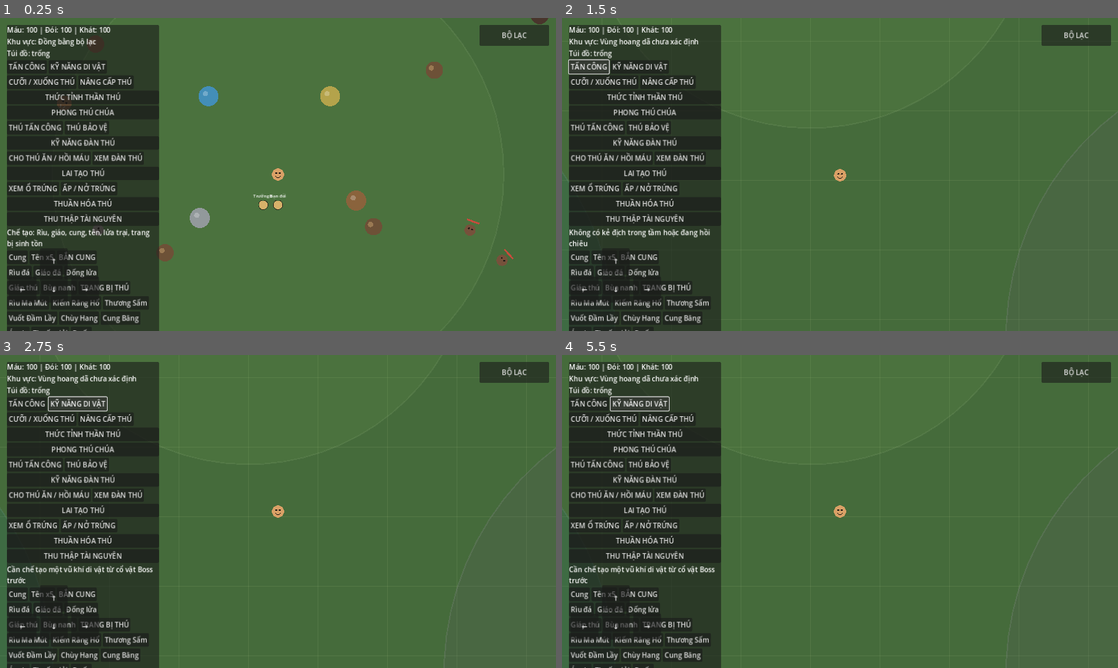
Above: before the commit, frames 1-4 (two rows, left to right).
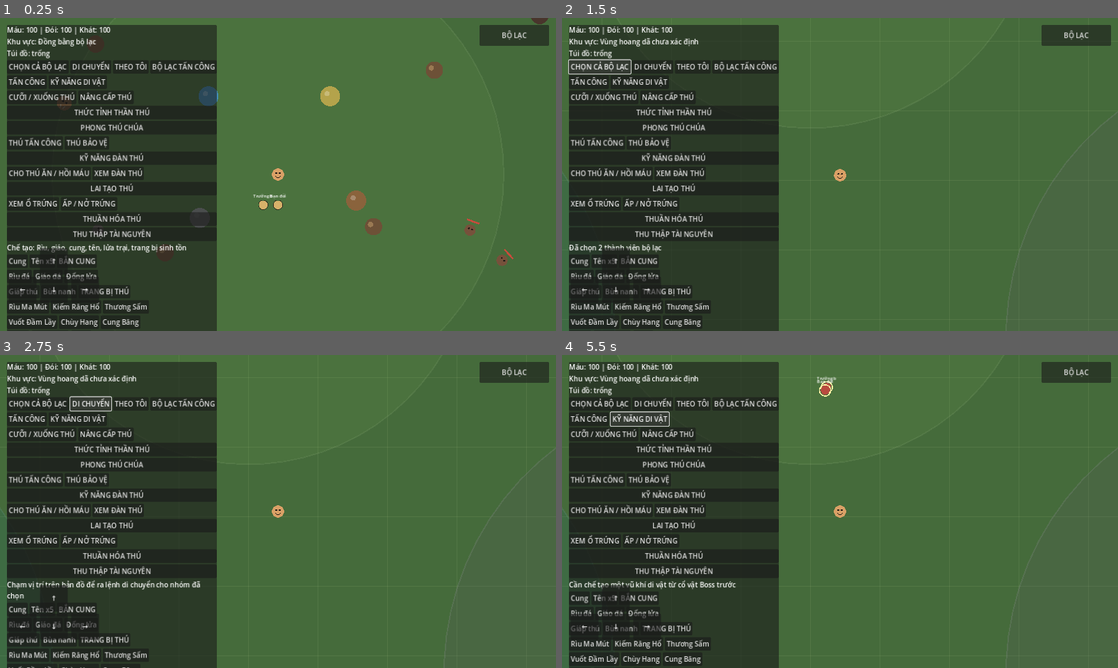
Above: after the commit, the same moments.

Repository: khanhhkt8-hub/Bo-Lac-Tien-Su.
Game: Godot game, scene res://Scenes/Main.tscn
The game is run twice, just before and just after one commit, with the same random seed, the same clock (stepped at 60 frames per second) and the same inputs.
Inputs (mouse positions are in pixels of both pictures, inside the frame that each line leads up to):
- Up to frame 1 (0.25 s): no input
- Up to frame 2 (1.5 s): click (600, 111) at 0.5 s, where only the run after the commit has a clickable "CHỌN CẢ BỘ LẠC"; click (600, 68) at 1.25 s, where only the run after the commit has a clickable "CHỌN CẢ BỘ LẠC"
- Up to frame 3 (2.75 s): click (88, 405) at 2 s, where only the run after the commit has a clickable "DI CHUYỂN"
- Up to frame 4 (5.5 s): click (695, 405) at 2.75 s, where only the run after the commit has a clickable "THEO TÔI"; click (745, 405) at 3.5 s, where only the run after the commit has a clickable "BỘ LẠC TẤN CÔNG"; click "TẤN CÔNG" at 4.25 s; click "KỸ NĂNG DI VẬT" at 5 s

The runs differ from the first frame. In frame 1, 16% of the frame differs, in the area x 1-39%, y 2-100%; in frame 2, 16%; in frame 3, 15%; in frame 4, 16%, in the area x 1-50%, y 2-100%.

Commit message:
Add group selection and command controls to mobile HUD

Diff:
--- a/Scripts/UI/SurvivalHUD.gd
+++ b/Scripts/UI/SurvivalHUD.gd
@@ -11,9 +11,11 @@
 var _crafting: CraftingSystem
 var _tribe_panel: PanelContainer
 var _region_label: Label
+var _tribe_control: Node
 
 func _ready() -> void:
 	_player = get_node_or_null(player_path)
+	_tribe_control = get_node_or_null("../TribeControlSystem")
 	var panel := PanelContainer.new()
 	panel.position = Vector2(16, 16)
 	panel.custom_minimum_size = Vector2(350, 178)
@@ -30,6 +32,24 @@
 	_inventory_label = Label.new()
 	_inventory_label.text = "Túi đồ: trống"
 	column.add_child(_inventory_label)
+	var tribe_control_row := HBoxContainer.new()
+	column.add_child(tribe_control_row)
+	var select_all_button := Button.new()
+	select_all_button.text = "CHỌN CẢ BỘ LẠC"
+	select_all_button.pressed.connect(_on_select_all_tribe_pressed)
+	tribe_control_row.add_child(select_all_button)
+	var move_order_button := Button.new()
+	move_order_button.text = "DI CHUYỂN"
+	move_order_button.pressed.connect(_on_move_order_pressed)
+	tribe_control_row.add_child(move_order_button)
+	var follow_button := Button.new()
+	follow_button.text = "THEO TÔI"
+	follow_button.pressed.connect(_on_follow_tribe_pressed)
+	tribe_control_row.add_child(follow_button)
+	var tribe_attack_button := Button.new()
+	tribe_attack_button.text = "BỘ LẠC TẤN CÔNG"
+	tribe_attack_button.pressed.connect(_on_tribe_attack_pressed)
+	tribe_control_row.add_child(tribe_attack_button)
 	var combat_row := HBoxContainer.new()
 	column.add_child(combat_row)
 	var attack_button := Button.new()
@@ -190,6 +210,26 @@
 func _on_move_button_up(action: String) -> void:
 	Input.action_release(action)
 
+func _on_select_all_tribe_pressed() -> void:
+	if _tribe_control != null:
+		var count: int = _tribe_control.select_all()
+		_craft_status.text = "Đã chọn %d thành viên bộ lạc" % count
+
+func _on_move_order_pressed() -> void:
+	if _tribe_control != null:
+		_tribe_control.set_move_mode(true)
+		_craft_status.text = "Chạm vị trí trên bản đồ để ra lệnh di chuyển cho nhóm đã chọn"
+
+func _on_follow_tribe_pressed() -> void:
+	if _tribe_control != null:
+		var count: int = _tribe_control.order_all_follow_player()
+		_craft_status.text = "%d thành viên đang tập hợp theo bạn" % count
+
+func _on_tribe_attack_pressed() -> void:
+	if _tribe_control != null:
+		var count: int = _tribe_control.order_all_attack()
+		_craft_status.text = "%d thành viên chuyển sang đội hình chiến đấu" % count
+
 func _on_attack_pressed() -> void:
 	if _player != null and _player.has_method("attack_nearby"):
 		if not _player.attack_nearby():
